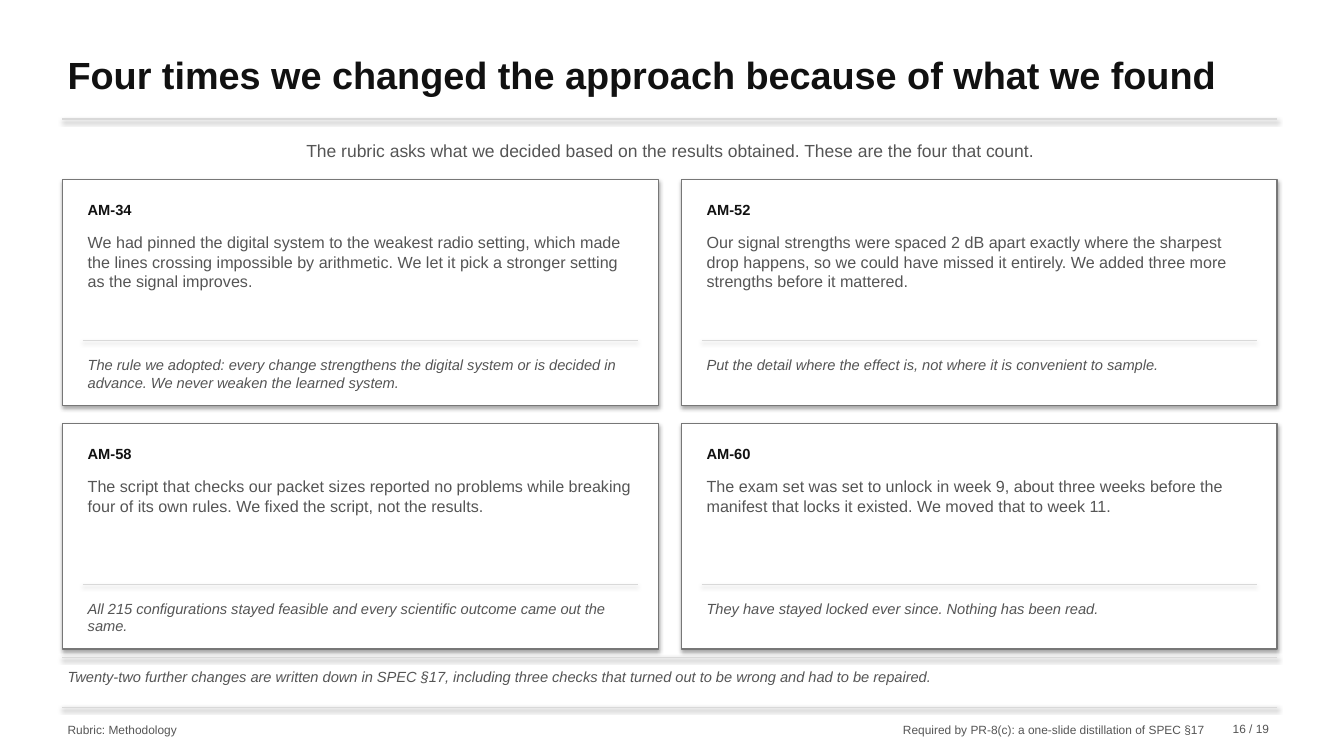
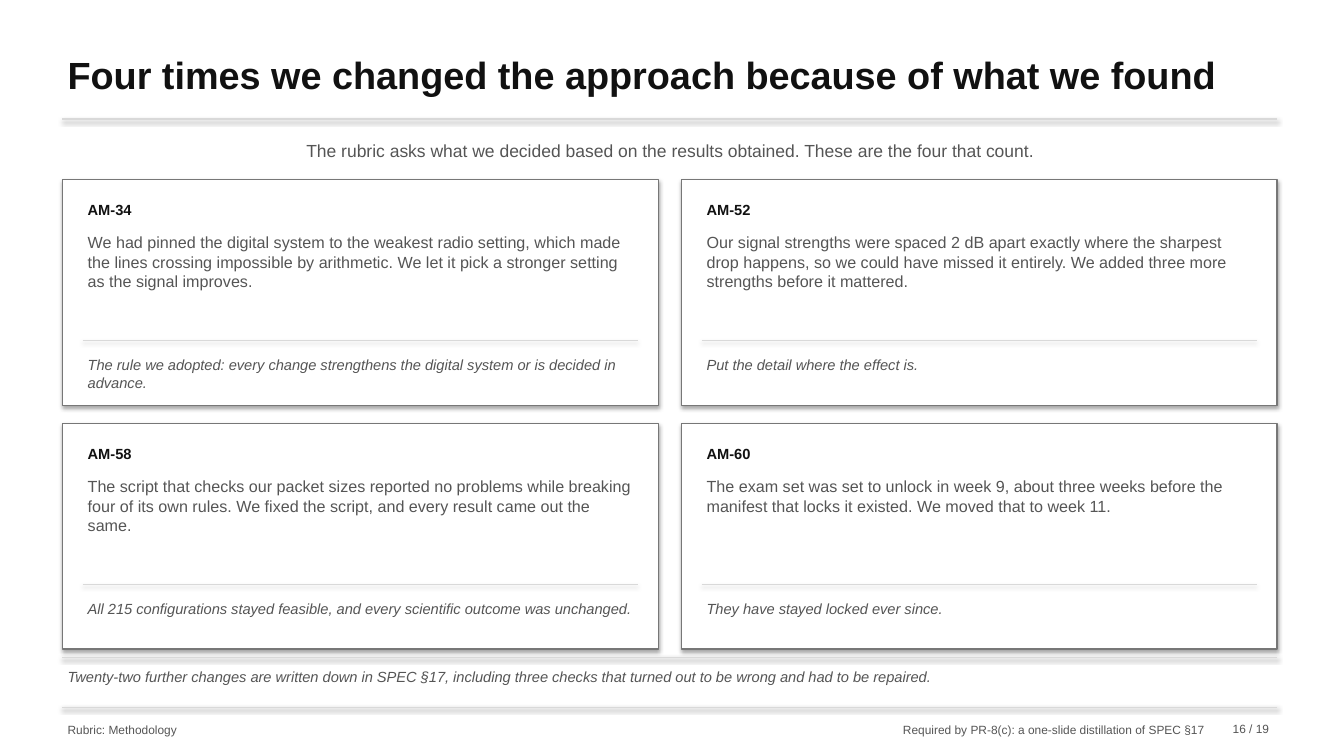
Before and after one commit to nxck2005/capstone, a slide deck: slide 16 of deliverables/review-2/semantic-communication-second-review.pptx. Drawn at 1344x756 pixels with LibreOffice and Linux fonts; fonts in the diff are those of the drawing. Boxes give left, top, right and bottom in pixels: in the first picture for what was removed or moved away, otherwise in the second. Text is boxed around its words. In the diff, an @@ line names an element or a change of style, - is before the commit and + after.

```diff
--- a/deliverables/review-2/semantic-communication-second-review.pptx
+++ b/deliverables/review-2/semantic-communication-second-review.pptx
@@ text at (x1=88, y1=359, x2=615, y2=388): text changed @@
-The rule we adopted: every change strengthens the digital system or is decided in advance. We never weaken the learned system.
+The rule we adopted: every change strengthens the digital system or is decided in advance.
@@ text at (x1=707, y1=359, x2=919, y2=370): text changed @@
-Put the detail where the effect is, not where it is convenient to sample.
+Put the detail where the effect is.
@@ text at (x1=88, y1=480, x2=631, y2=531): text changed @@
-The script that checks our packet sizes reported no problems while breaking four of its own rules. We fixed the script, not the results.
+The script that checks our packet sizes reported no problems while breaking four of its own rules. We fixed the script, and every result came out the same.
@@ text at (x1=88, y1=603, x2=631, y2=617): text changed @@
-All 215 configurations stayed feasible and every scientific outcome came out the same.
+All 215 configurations stayed feasible, and every scientific outcome was unchanged.
@@ text at (x1=707, y1=603, x2=942, y2=617): text changed @@
-They have stayed locked ever since. Nothing has been read.
+They have stayed locked ever since.
```
Also in this commit, not shown: 18 other slides changed, 25 other files.
